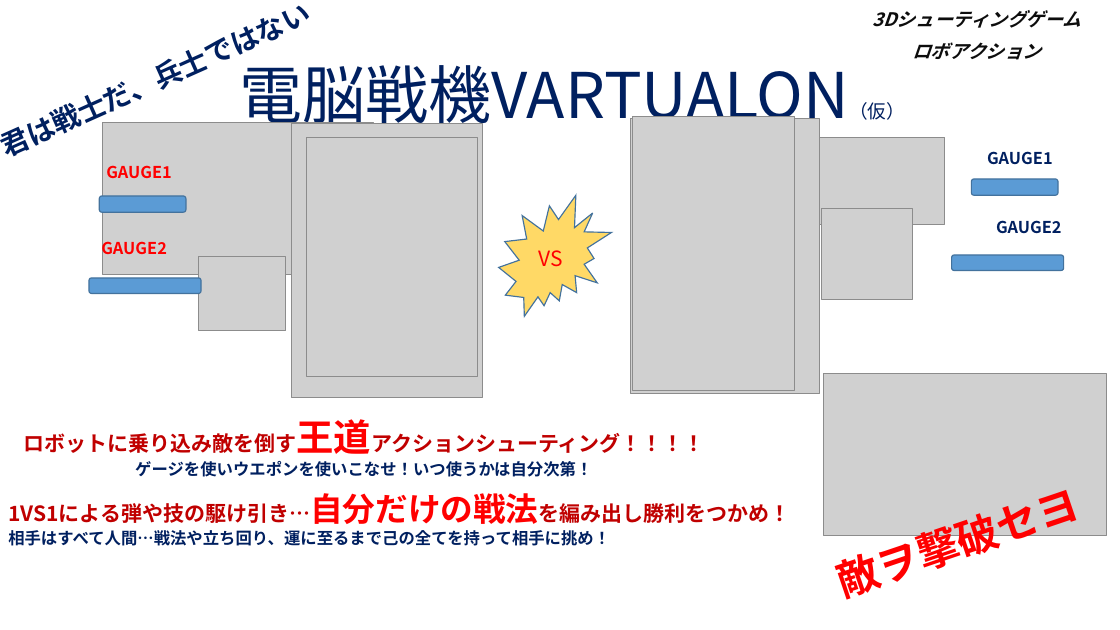
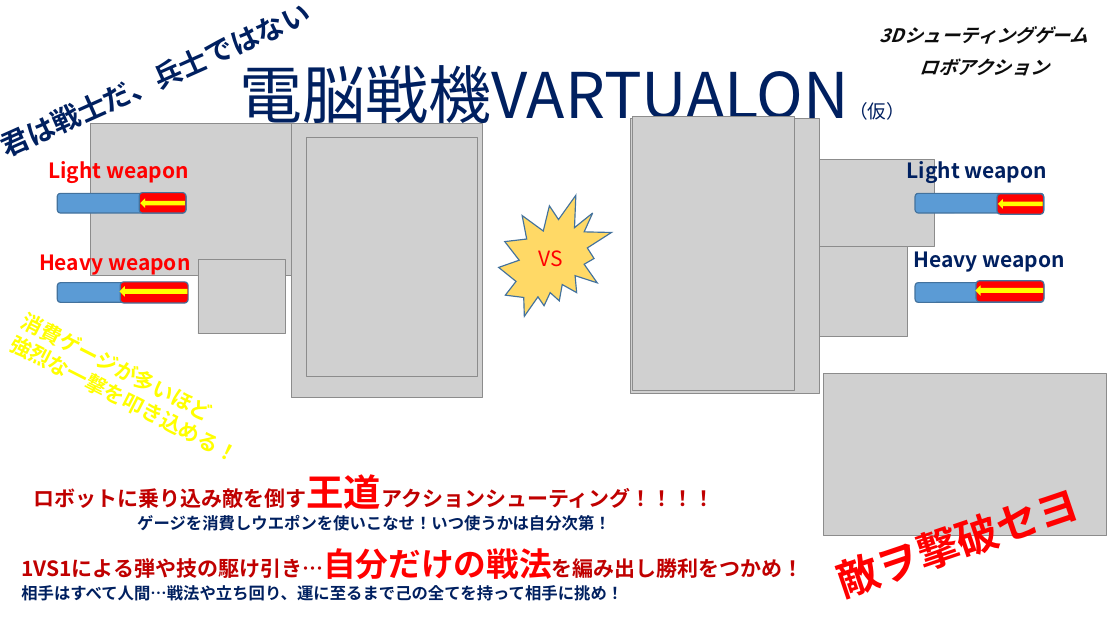
Before and after one commit to RyotaYamada05/TeamD, a slide deck: slide 1 of Schedule/電脳戦機VARTUALON.pptx. Drawn at 1120x630 pixels with LibreOffice and Linux fonts; fonts in the diff are those of the drawing; grey boxes stand for pictures; background and template pictures are left out. Boxes give left, top, right and bottom in pixels: in the first picture for what was removed or moved away, otherwise in the second. Text is boxed around its words. In the diff, an @@ line names an element or a change of style, - is before the commit and + after.

Commit message:
ワンシート企画書の訂正

```diff
--- a/Schedule/電脳戦機VARTUALON.pptx
+++ b/Schedule/電脳戦機VARTUALON.pptx
@@ subtitle "3Dシューティングゲーム": place and size @@
-subtitle "3Dシューティングゲーム" at (873,10,1082,60)
+subtitle "3Dシューティングゲーム" at (880,26,1089,76)
@@ picture: place and size @@
-picture at (103,122,373,274)
+picture at (90,124,360,276)
@@ text at (48,157,188,183): text changed; size 14 to 18 pt @@
-GAUGE1
+Light weapon
@@ picture: place and size @@
-picture at (790,137,945,224)
+picture at (780,159,935,246)
@@ text at (907,157,1047,183): text changed; size 14 to 18 pt @@
-GAUGE1
+Light weapon
@@ rounded rectangle: place and size @@
-rounded rectangle at (99,196,186,212)
+rounded rectangle at (57,193,186,213)
@@ rounded rectangle added at (139,192,187,213), fill #FF0000, outline #43739E 1 pt @@
@@ right arrow added at (141,200,185,208), fill #FFFF00, outline #FFFF00 1 pt @@
@@ rounded rectangle: place and size @@
-rounded rectangle at (971,179,1058,195)
+rounded rectangle at (915,193,1044,213)
@@ rounded rectangle added at (997,194,1044,214), fill #FF0000, outline #43739E 1 pt @@
@@ right arrow added at (999,200,1043,208), fill #FFFF00, outline #FFFF00 1 pt @@
@@ text at (39,249,190,275): text changed; size 14 to 18 pt @@
-GAUGE2
+Heavy weapon
@@ picture: place and size @@
-picture at (822,208,912,299)
+picture at (817,246,907,337)
@@ text at (913,246,1064,272): text changed; size 14 to 18 pt @@
-GAUGE2
+Heavy weapon
@@ rounded rectangle: place and size @@
-rounded rectangle at (89,278,201,293)
+rounded rectangle at (57,282,186,302)
@@ rounded rectangle added at (120,282,188,303), fill #FF0000, outline #43739E 1 pt @@
@@ right arrow added at (120,287,187,295), fill #FFFF00, outline #FFFF00 1 pt @@
@@ rounded rectangle: place and size @@
-rounded rectangle at (952,255,1064,271)
+rounded rectangle at (915,282,1044,302)
@@ rounded rectangle added at (976,281,1044,302), fill #FF0000, outline #43739E 1 pt @@
@@ right arrow added at (976,287,1043,294), fill #FFFF00, outline #FFFF00 1 pt @@
@@ text added at (20,311,233,459), 18 pt, text #FFFF00, bold @@
+消費ゲージが多いほど
+強烈な一撃を叩き込める！
@@ text "ロボットに乗り込み敵を倒す王道アクションシューティング！！！！": place and size @@
-text "ロボットに乗り込み敵を倒す王道アクションシューティング！！！！" at (135,419,705,477)
+text "ロボットに乗り込み敵を倒す王道アクションシューティング！！！！" at (137,474,715,531)
@@ text at (137,515,611,531): text changed @@
-ゲージを使いウエポンを使いこなせ！いつ使うかは自分次第！
+ゲージを消費しウエポンを使いこなせ！いつ使うかは自分次第！
@@ text "1VS1による弾や技の駆け引き…自分だけの戦法を編み出し勝利をつかめ！": place and size @@
-text "1VS1による弾や技の駆け引き…自分だけの戦法を編み出し勝利をつかめ！" at (8,493,791,546)
+text "1VS1による弾や技の駆け引き…自分だけの戦法を編み出し勝利をつかめ！" at (21,548,804,601)
```
